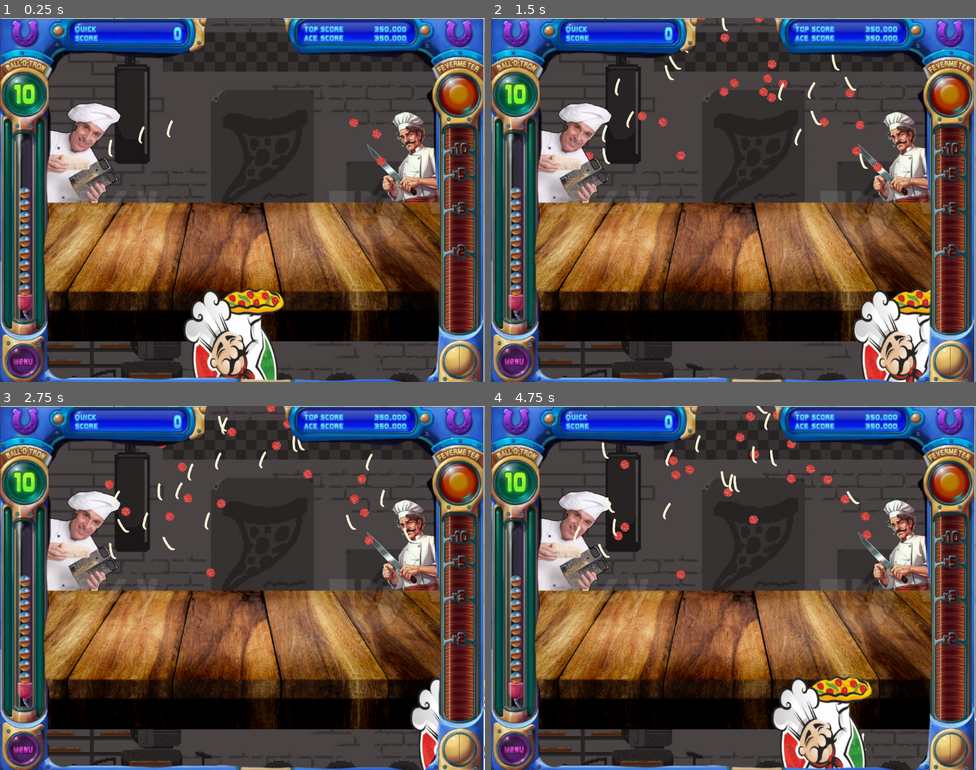
Above: before the commit, frames 1-4 (two rows, left to right).
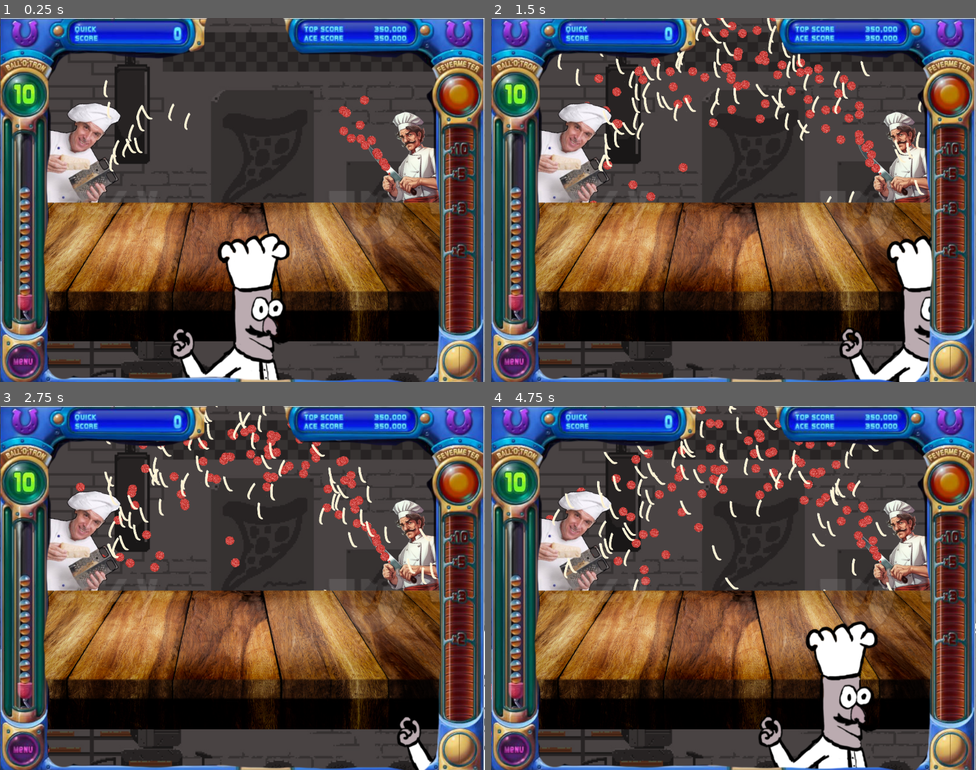
Above: after the commit, the same moments.

Repository: JohnStegmaier/Pizza-Launch
Game: Godot game, scene res://Scripts/MainProject.tscn
Two runs of this game, one before a commit and one after it. Both use one fixed random seed, a clock stepped at 60 frames per second and the inputs below.
Inputs:
- Up to frame 1 (0.25 s): no input
- Up to frame 2 (1.5 s): hold Right (ui_right) 0.53-1.28 s; hold Left (ui_left) from 1.28 s (still down)
- Up to frame 3 (2.75 s): release Left (ui_left) at 2.03 s; hold Right (ui_right) from 2.03 s (still down)
- Up to frame 4 (4.75 s): release Right (ui_right) at 3.53 s; hold Left (ui_left) from 3.53 s (still down)

The runs differ from the first frame. In frame 1, 7.0% of the frame differs, in the area x 21-81%, y 17-100%; in frame 2, 9.4%; in frame 3, 5.8%; in frame 4, 11%, in the area x 0-100%, y 0-100%.

Commit message:
Fire other pizza dude and replace him with brother Gustov

Diff:
--- a/Scripts/CheeseEmitter.gd
+++ b/Scripts/CheeseEmitter.gd
@@ -1,7 +1,7 @@
 extends Node2D
 
 @export var cheese_scene: PackedScene
-@export var emit_interval: float = 0.06
+@export var emit_interval: float = 0.00000001
 @export var arc_speed_range := Vector2(800, 1000)
 @export var arc_angle_range := Vector2(10, -50) # slight randomness
 
--- a/Scripts/MainProject.tscn
+++ b/Scripts/MainProject.tscn
@@ -1,6 +1,6 @@
 [gd_scene load_steps=12 format=3 uid="uid://ukmlw2vby414"]
 
-[ext_resource type="Texture2D" uid="uid://wqg32hkv068" path="res://PizzaGuy.png" id="1_3cae4"]
+[ext_resource type="Texture2D" uid="uid://bhvgim2c3u26x" path="res://Assets/Brother Gustov/Gustov.png" id="1_dggcb"]
 [ext_resource type="Script" uid="uid://cn8rflrng4vef" path="res://Scripts/PizzaGuyMove.gd" id="2_4e2ua"]
 [ext_resource type="Texture2D" uid="uid://cd44ev5iel0le" path="res://PepperoniGuy.png" id="3_bp67b"]
 [ext_resource type="Texture2D" uid="uid://du0p4qgcnpn5x" path="res://amber-williams-bg-pizza-rest-big.jpg" id="4_uty1r"]
@@ -12,7 +12,7 @@
 [ext_resource type="Texture2D" uid="uid://ciqxpclxbi1aq" path="res://Scripts/empty-wood-table-png.png" id="10_dggcb"]
 
 [sub_resource type="RectangleShape2D" id="RectangleShape2D_3vtpo"]
-size = Vector2(196.951, 153)
+size = Vector2(240.291, 387.971)
 
 [node name="Node2D" type="Node2D"]
 position = Vector2(512, 384)
@@ -27,18 +27,15 @@
 
 [node name="PizzaGuy2" type="Sprite2D" parent="PizzaGuy"]
 position = Vector2(27, 300)
-rotation = -0.226893
-scale = Vector2(0.480793, 0.662937)
-texture = ExtResource("1_3cae4")
-flip_h = true
+texture = ExtResource("1_dggcb")
 region_enabled = true
-region_rect = Rect2(0, 0, 453, 291.176)
+region_rect = Rect2(0, 0, 231.167, 393.833)
 script = ExtResource("2_4e2ua")
 
 [node name="CollisionShape2D" type="CollisionShape2D" parent="PizzaGuy"]
 z_index = 9
-position = Vector2(43, 317)
-rotation = -0.226893
+position = Vector2(19.4186, 301.073)
+scale = Vector2(1, 1)
 shape = SubResource("RectangleShape2D_3vtpo")
 
 [node name="PepChef" type="StaticBody2D" parent="."]
--- a/Scripts/PepEmitter.gd
+++ b/Scripts/PepEmitter.gd
@@ -1,7 +1,7 @@
 extends Node2D
 
 @export var pepperoni_scene: PackedScene
-@export var emit_interval: float = 0.06
+@export var emit_interval: float = 0.0001
 @export var arc_speed_range := Vector2(800, 1000)
 @export var arc_angle_range := Vector2(-90, -60) # slight randomness
 
--- a/project.godot
+++ b/project.godot
@@ -20,6 +20,10 @@
 window/size/viewport_width=1024
 window/size/viewport_height=768
 
+[dotnet]
+
+project/assembly_name="Pizza_Launch"
+
 [physics]
 
 2d/default_gravity=380.0
Binary file added: Assets/Brother Gustov/Gustov.png
Not shown, added: Assets/Brother Gustov/Gustov.png.import
Not shown, added: Assets/RAWs/Brother Gustov/Untitled_Artwork.procreate
Not shown, added: Assets/RAWs/Brother Gustov/Untitled_Artwork.psd
